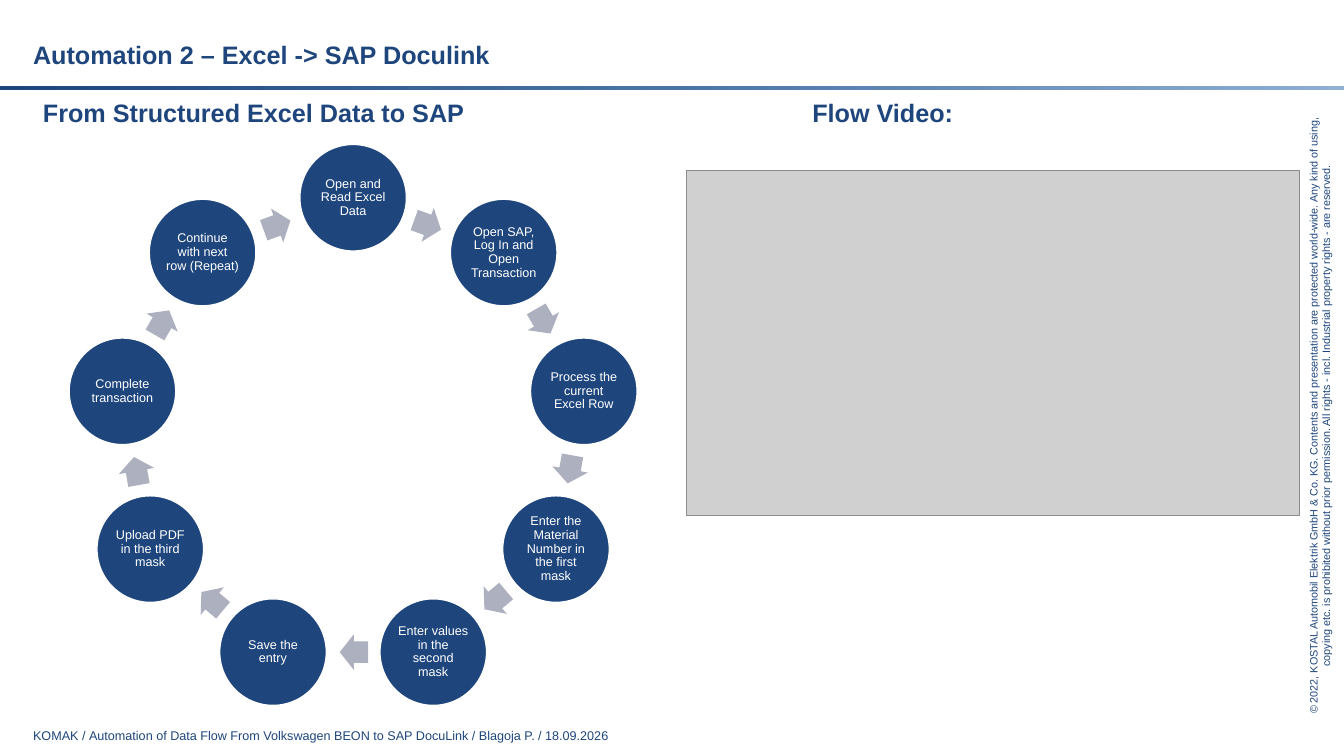
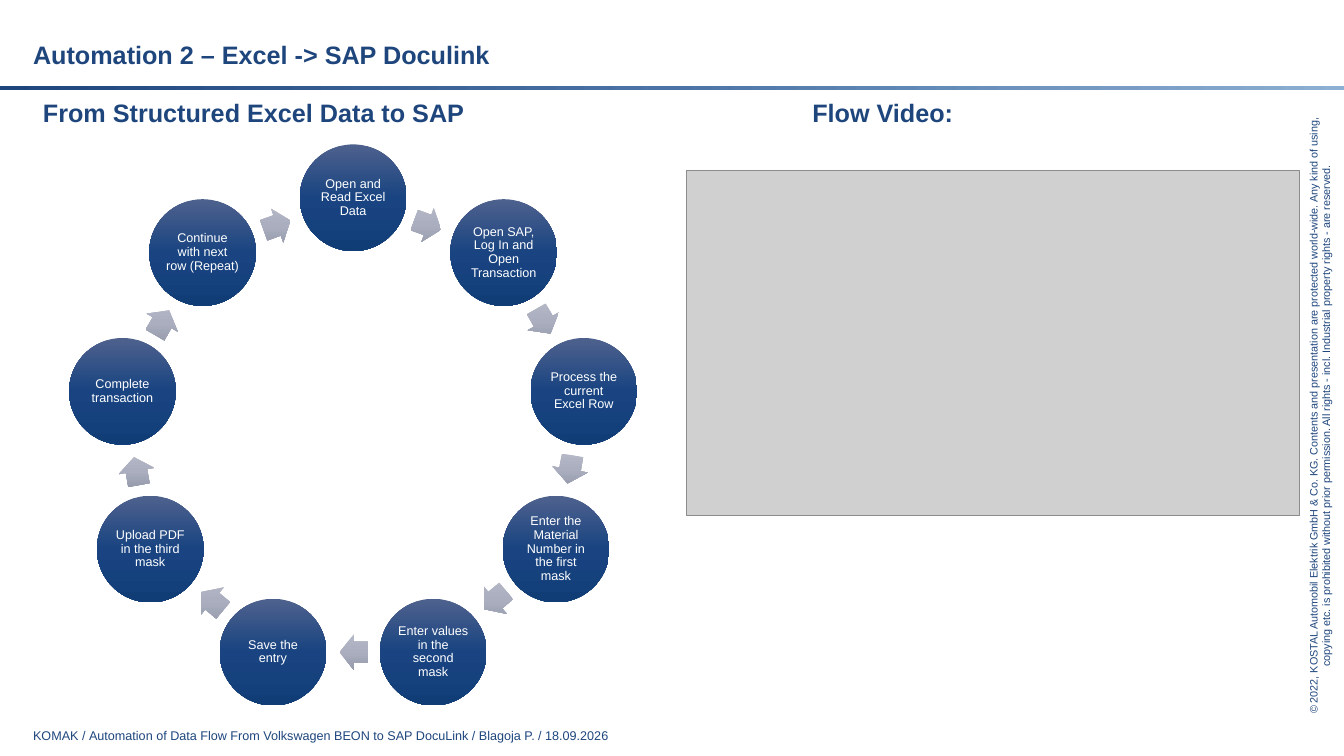
Before and after one commit to balepavleski78/pdf-report-automation, a slide deck: slide 8 of Presentation.pptx. Drawn at 1344x756 pixels with LibreOffice and Linux fonts; fonts in the diff are those of the drawing; grey boxes stand for pictures; background and template pictures are left out. Boxes give left, top, right and bottom in pixels: in the first picture for what was removed or moved away, otherwise in the second. Text is boxed around its words. In the diff, an @@ line names an element or a change of style, - is before the commit and + after.

```diff
--- a/Presentation.pptx
+++ b/Presentation.pptx
@@ fill #1E467D to gradient #4E628D to #194582 to #123D78; outline #FFFFFF 1 pt to none in 9 elements at (x1=299, y1=144, x2=406, y2=251), (x1=451, y1=200, x2=558, y2=307), (x1=530, y1=338, x2=637, y2=445), (x1=503, y1=496, x2=610, y2=603), (x1=380, y1=599, x2=487, y2=706), (x1=220, y1=599, x2=327, y2=706), (x1=97, y1=496, x2=204, y2=603), (x1=70, y1=338, x2=176, y2=445), (x1=149, y1=200, x2=256, y2=307) @@
@@ fill #ACB1BF to gradient #B6BAC7 to #ABB0C0 to #979CAC in 9 elements at (x1=408, y1=203, x2=447, y2=247), (x1=521, y1=300, x2=566, y2=343), (x1=549, y1=453, x2=590, y2=487), (x1=473, y1=577, x2=518, y2=623), (x1=340, y1=634, x2=368, y2=670), (x1=189, y1=579, x2=234, y2=625), (x1=116, y1=454, x2=156, y2=488), (x1=140, y1=301, x2=185, y2=344), (x1=258, y1=204, x2=297, y2=248) @@
```
Also in this commit, not shown: 5 other slides changed, 1 other file.
